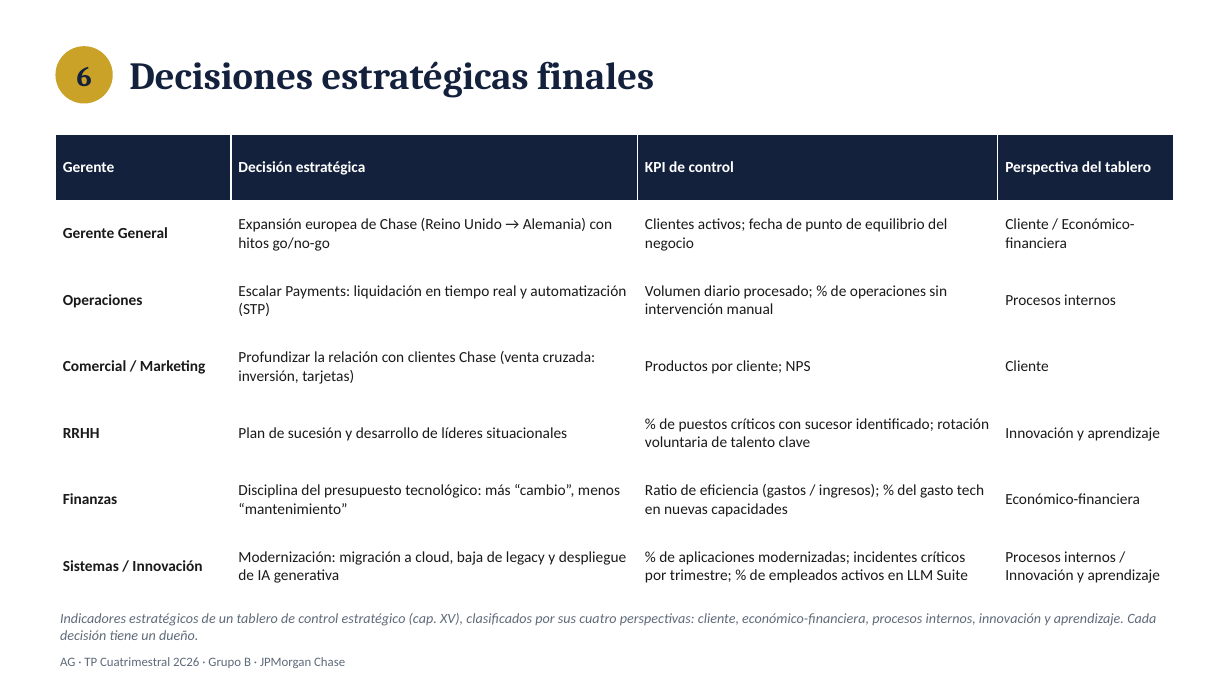
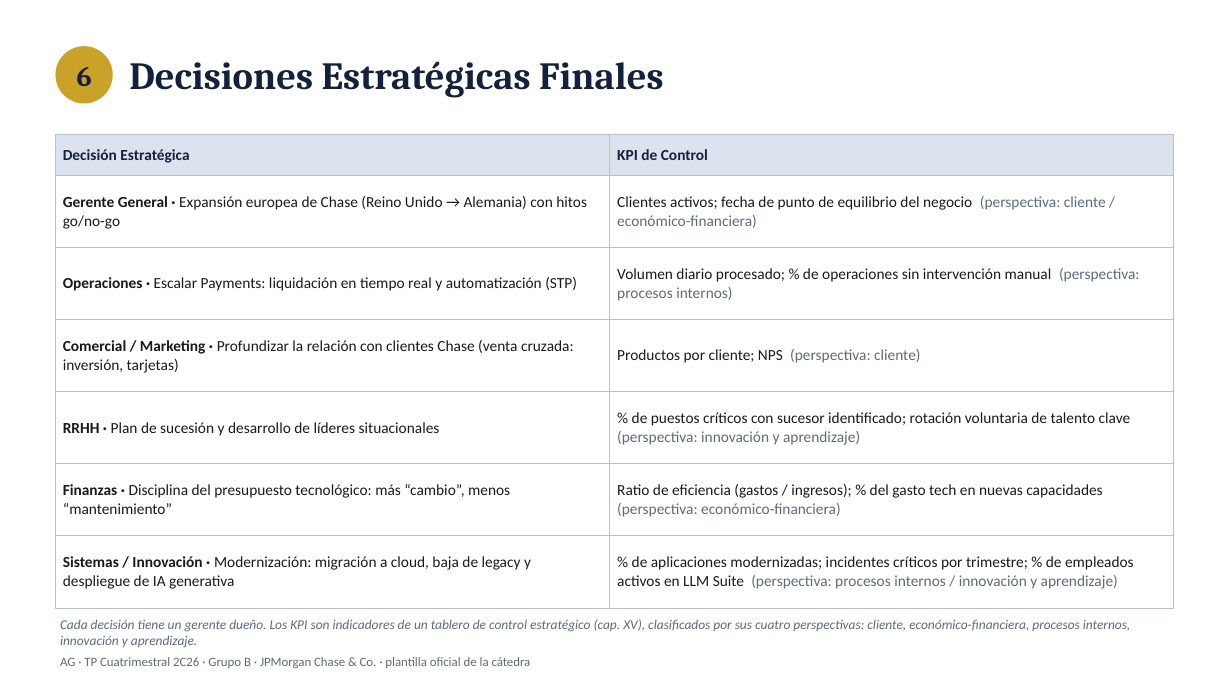
Before and after one commit to lschirripa/utn-boost, a slide deck: slide 9 of materias/administracion-gerencial/tp-cuatrimestral/exports/00_TP Cuatrimestral_GB.pptx. Drawn at 1232x693 pixels with LibreOffice and Linux fonts; fonts in the diff are those of the drawing. Boxes give left, top, right and bottom in pixels: in the first picture for what was removed or moved away, otherwise in the second. Text is boxed around its words. In the diff, an @@ line names an element or a change of style, - is before the commit and + after.

```diff
--- a/materias/administracion-gerencial/tp-cuatrimestral/exports/00_TP Cuatrimestral_GB.pptx
+++ b/materias/administracion-gerencial/tp-cuatrimestral/exports/00_TP Cuatrimestral_GB.pptx
@@ text at box(129, 61, 664, 98): text changed @@
-Decisiones estratégicas finales
+Decisiones Estratégicas Finales
@@ table at box(55, 134, 1174, 608) @@
-column 1: Gerente | Gerente General | Operaciones | Comercial / Marketing | RRHH | Finanzas | Sistemas / Innovación
-column 2: Decisión estratégica | Expansión europea de Chase (Reino Unido → Alemania) con hitos go/no-go | Escalar Payments: liquidación en tiempo real y automatización (STP) | Profundizar la relación con clientes Chase (venta cruzada: inversión, tarjetas) | Plan de sucesión y desarrollo de líderes situacionales | Disciplina del presupuesto tecnológico: más “cambio”, menos “mantenimiento” | Modernización: migración a cloud, baja de legacy y despliegue de IA generativa
-column 3: KPI de control | Clientes activos; fecha de punto de equilibrio del negocio | Volumen diario procesado; % de operaciones sin intervención manual | Productos por cliente; NPS | % de puestos críticos con sucesor identificado; rotación voluntaria de talento clave | Ratio de eficiencia (gastos / ingresos); % del gasto tech en nuevas capacidades | % de aplicaciones modernizadas; incidentes críticos por trimestre; % de empleados activos en LLM Suite
-column 4: Perspectiva del tablero | Cliente / Económico-financiera | Procesos internos | Cliente | Innovación y aprendizaje | Económico-financiera | Procesos internos / Innovación y aprendizaje
+column 1: Decisión Estratégica | Gerente General · Expansión europea de Chase (Reino Unido → Alemania) con hitos go/no-go | Operaciones · Escalar Payments: liquidación en tiempo real y automatización (STP) | Comercial / Marketing · Profundizar la relación con clientes Chase (venta cruzada: inversión, tarjetas) | RRHH · Plan de sucesión y desarrollo de líderes situacionales | Finanzas · Disciplina del presupuesto tecnológico: más “cambio”, menos “mantenimiento” | Sistemas / Innovación · Modernización: migración a cloud, baja de legacy y despliegue de IA generativa
+column 2: KPI de Control | Clientes activos; fecha de punto de equilibrio del negocio (perspectiva: cliente / económico-financiera) | Volumen diario procesado; % de operaciones sin intervención manual (perspectiva: procesos internos) | Productos por cliente; NPS (perspectiva: cliente) | % de puestos críticos con sucesor identificado; rotación voluntaria de talento clave (perspectiva: innovación y aprendizaje) | Ratio de eficiencia (gastos / ingresos); % del gasto tech en nuevas capacidades (perspectiva: económico-financiera) | % de aplicaciones modernizadas; incidentes críticos por trimestre; % de empleados activos en LLM Suite (perspectiva: procesos internos / innovación y aprendizaje)
@@ text at box(60, 619, 1130, 647): text changed; size 11 to 10.5 pt @@
-Indicadores estratégicos de un tablero de control estratégico (cap. XV), clasificados por sus cuatro perspectivas: cliente, económico-financiera, procesos internos, innovación y aprendizaje. Cada decisión tiene un dueño.
+Cada decisión tiene un gerente dueño. Los KPI son indicadores de un tablero de control estratégico (cap. XV), clasificados por sus cuatro perspectivas: cliente, económico-financiera, procesos internos, innovación y aprendizaje.
@@ text at box(60, 657, 531, 668): text changed @@
-AG · TP Cuatrimestral 2C26 · Grupo B · JPMorgan Chase
+AG · TP Cuatrimestral 2C26 · Grupo B · JPMorgan Chase & Co. · plantilla oficial de la cátedra
```
Also in this commit, not shown: 9 other slides changed, 2 other files.
